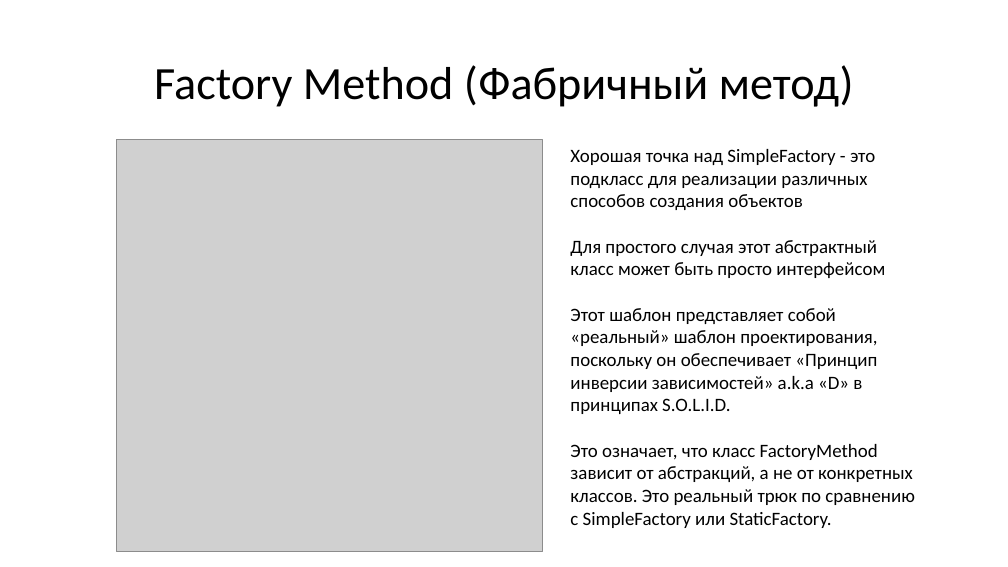
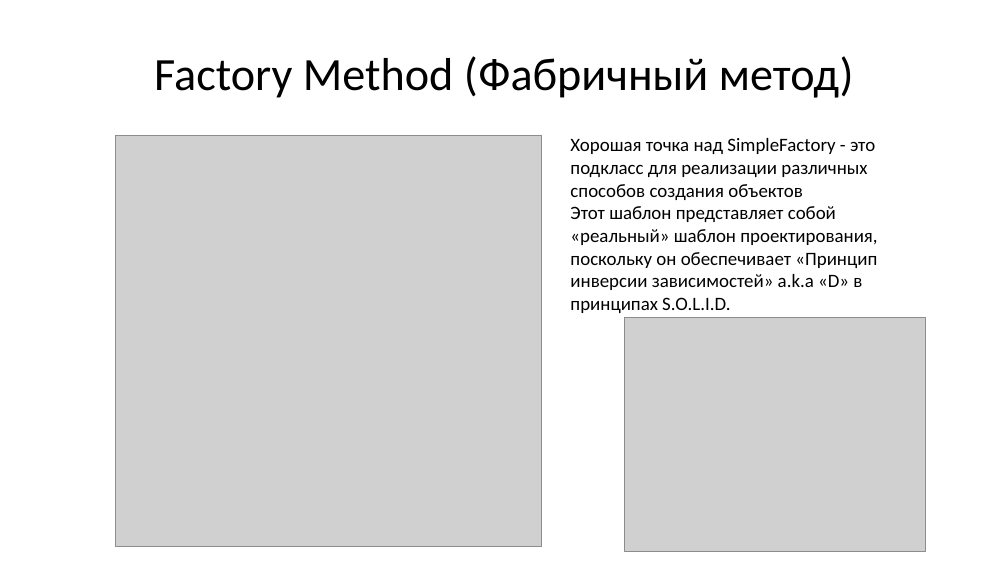
Before and after one commit to dimaxz/Lectures, a slide deck: slide 13 of Лекция 2. Паттерны/Лекция 2. Паттерны.pptx (slide 14 before the commit). Drawn at 1008x567 pixels with LibreOffice and Linux fonts; fonts in the diff are those of the drawing; grey boxes stand for pictures. Boxes give left, top, right and bottom in pixels: in the first picture for what was removed or moved away, otherwise in the second. Text is boxed around its words. In the diff, an @@ line names an element or a change of style, - is before the commit and + after.

```diff
--- a/Лекция 2. Паттерны/Лекция 2. Паттерны.pptx
+++ b/Лекция 2. Паттерны/Лекция 2. Паттерны.pptx
@@ title "Factory Method (Фабричный метод)": place and size @@
-title "Factory Method (Фабричный метод)" at <box>154,65,854,107</box>
+title "Factory Method (Фабричный метод)" at <box>154,56,854,98</box>
@@ picture: place and size @@
-picture at <box>116,140,543,552</box>
+picture at <box>115,135,541,547</box>
@@ text "Хорошая точка над SimpleFactory - ...": place and size @@
-text "Хорошая точка над SimpleFactory - ..." at <box>570,149,914,528</box>
+text "Хорошая точка над SimpleFactory - ..." at <box>570,138,877,313</box>
@@ text at <box>570,240,885,278</box>: paragraph removed @@
-Для простого случая этот абстрактный класс может быть просто интерфейсом
@@ picture added at <box>625,318,926,551</box> @@
@@ text at <box>570,444,914,528</box>: paragraph removed @@
-Это означает, что класс FactoryMethod зависит от абстракций, а не от конкретных классов. Это реальный трюк по сравнению с SimpleFactory или StaticFactory.
```
Also in this commit, not shown: 9 other slides changed, 1 slide removed, 5 other files.
